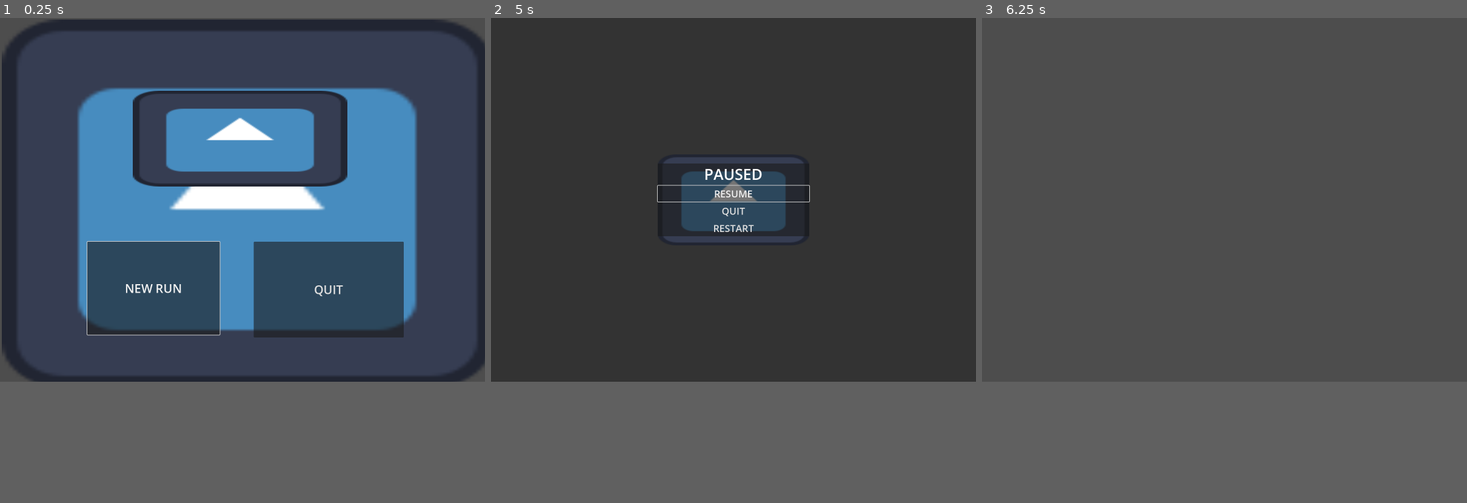
Above: before the commit, frames 1-3 (left to right).
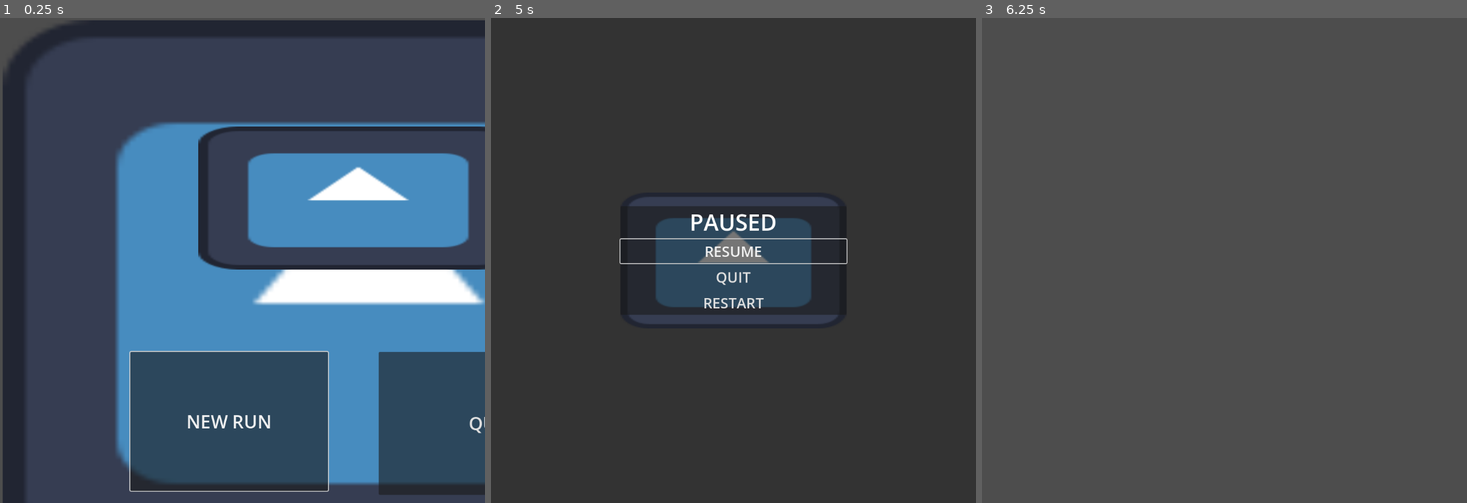
Above: after the commit, the same moments.

Repository: Josephs101/Hack-Haven-Game
Game: Godot game, scene res://scenes/start_menu.tscn
The game is run twice, just before and just after one commit, with the same random seed, the same clock (stepped at 60 frames per second) and the same inputs. The engine's default icon, where the game draws it, is replaced by a stand-in: a white triangle on a blue panel in a dark square.
Inputs:
- Up to frame 1 (0.25 s): no input
- Up to frame 2 (5 s): click "NEW RUN" at 0.5 s; tap Enter at 1.25, 2.75, 4.25 s; tap Space at 2, 3.5 s; tap Escape (pause) at 4.9 s
- Up to frame 3 (6.25 s): click "RESTART" at 5 s; tap Space at 5.75 s
In our replay, the window is 800x600 before the commit and 800x800 after it. These sizes can differ from the game's own. Grey fills any space a smaller window leaves; there, only what the larger window draws over its background counts as a difference.

The runs differ from the first frame. In frame 1, 41% of the frame differs, in the area x 0-100%, y 0-100%; in frame 2, 8.6%; in frame 3, only the window size differs.

Commit message:
moved scripts from scene folder to scripts folder

Diff:
--- a/project.godot
+++ b/project.godot
@@ -21,8 +21,8 @@
 
 [display]
 
-window/size/viewport_width=1600
-window/size/viewport_height=1200
+window/size/viewport_width=1072
+window/size/viewport_height=1072
 window/stretch/mode="viewport"
 
 [input]
--- a/scenes/LevelScreen.tscn
+++ b/scenes/LevelScreen.tscn
@@ -1,22 +1,22 @@
-[gd_scene load_steps=5 format=3 uid="uid://btnchici7wo1i"]
+[gd_scene format=3 uid="uid://btnchici7wo1i"]
 
-[ext_resource type="Script" uid="uid://d3fllhpsu5wyc" path="res://scenes/level_screen.gd" id="1_qdpy8"]
+[ext_resource type="Script" path="res://scripts/gui scripts/level_screen.gd" id="1_qdpy8"]
 [ext_resource type="PackedScene" uid="uid://djkd6f5gk1l6u" path="res://scenes/InGameUI.tscn" id="1_wbs0h"]
 [ext_resource type="PackedScene" uid="uid://ccrsgcupr7fsv" path="res://scenes/game_over.tscn" id="3_qdpy8"]
 [ext_resource type="PackedScene" uid="uid://3pfeu4grg100" path="res://scenes/pause_menu.tscn" id="4_016qk"]
 
-[node name="LevelScreen" type="Node2D"]
+[node name="LevelScreen" type="Node2D" unique_id=366287594]
 script = ExtResource("1_qdpy8")
 
-[node name="TextureRect" type="TextureRect" parent="."]
+[node name="TextureRect" type="TextureRect" parent="." unique_id=509355009]
 offset_right = 579.0
 offset_bottom = 313.0
 
-[node name="InGameUI" parent="." instance=ExtResource("1_wbs0h")]
+[node name="InGameUI" parent="." unique_id=98619963 instance=ExtResource("1_wbs0h")]
 
-[node name="UI" type="CanvasLayer" parent="."]
+[node name="UI" type="CanvasLayer" parent="." unique_id=1305315445]
 layer = 10
 
-[node name="GameOver" parent="UI" instance=ExtResource("3_qdpy8")]
+[node name="GameOver" parent="UI" unique_id=237884269 instance=ExtResource("3_qdpy8")]
 
-[node name="PauseMenu" parent="UI" instance=ExtResource("4_016qk")]
+[node name="PauseMenu" parent="UI" unique_id=1215738441 instance=ExtResource("4_016qk")]
--- a/scenes/pause_menu.tscn
+++ b/scenes/pause_menu.tscn
@@ -1,6 +1,6 @@
 [gd_scene format=3 uid="uid://3pfeu4grg100"]
 
-[ext_resource type="Script" uid="uid://dataf2nqhk4w2" path="res://scenes/pause_menu.gd" id="1_myx47"]
+[ext_resource type="Script" uid="uid://dataf2nqhk4w2" path="res://scripts/pause_menu.gd" id="1_myx47"]
 [ext_resource type="Texture2D" uid="uid://bd815f7a20qtu" path="res://icon.svg" id="1_n87rw"]
 
 [node name="PauseMenu" type="Control" unique_id=237595338]
Renamed: scenes/game_over.gd -> scripts/game_over.gd
Renamed: scenes/game_over.gd.uid -> scripts/game_over.gd.uid
Renamed: scenes/level_screen.gd -> scripts/level_screen.gd
Renamed: scenes/level_screen.gd.uid -> scripts/level_screen.gd.uid
Renamed: scenes/new_run.gd -> scripts/new_run.gd
Renamed: scenes/new_run.gd.uid -> scripts/new_run.gd.uid
Renamed: scenes/pause_menu.gd -> scripts/pause_menu.gd
Renamed: scenes/pause_menu.gd.uid -> scripts/pause_menu.gd.uid
Renamed: scenes/start_menu.gd -> scripts/start_menu.gd
Renamed: scenes/start_menu.gd.uid -> scripts/start_menu.gd.uid
